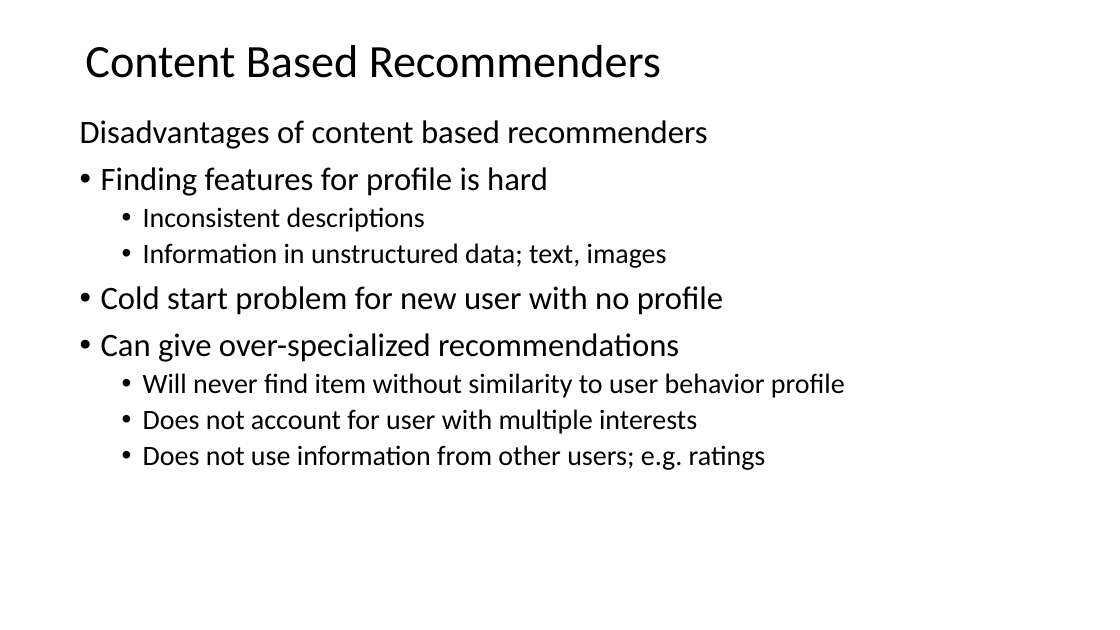
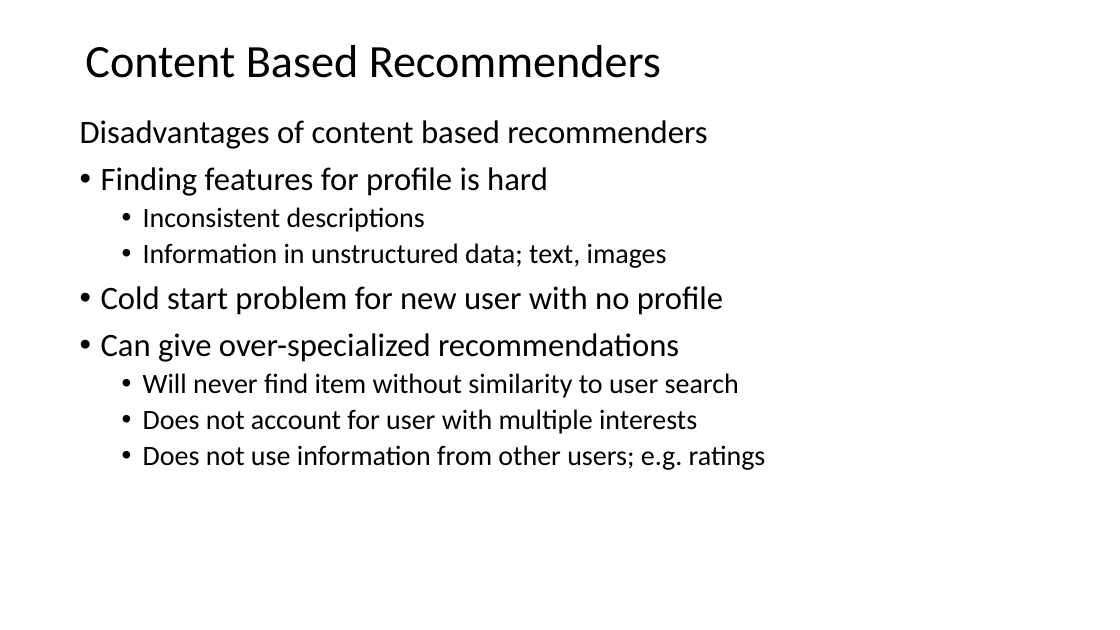
Before and after one commit to tenevian/Harvard-SSP-Data-Mining, a slide deck: slide 34 of slides/7_RecommenderSystems.pptx. Drawn at 1120x630 pixels with LibreOffice and Linux fonts; fonts in the diff are those of the drawing. Boxes give left, top, right and bottom in pixels: in the first picture for what was removed or moved away, otherwise in the second. Text is boxed around its words. In the diff, an @@ line names an element or a change of style, - is before the commit and + after.

```diff
--- a/slides/7_RecommenderSystems.pptx
+++ b/slides/7_RecommenderSystems.pptx
@@ text at (143, 373, 739, 398): text changed @@
-  • Will never find item without similarity to user behavior profile
+  • Will never find item without similarity to user search
```
Also in this commit, not shown: 6 other slides changed.
